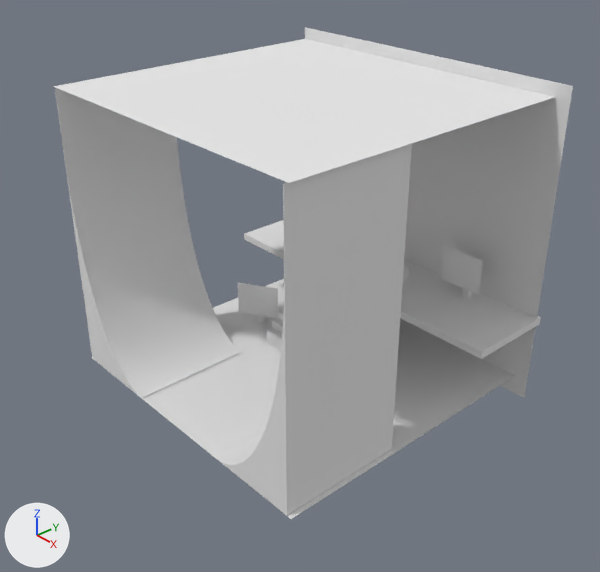
The Blender file Throne_map.001.blend, before and after one commit.
Both versions are drawn from a 50 mm camera at (21.5, -18.9, 14.6) aimed at (0.3, 0.1, -0.6). Every picture has the same lights, and +X, +Y and +Z are marked at lower left.

Script lines for the objects in view, before the commit:
```python
ob_plane_plane_001 = bpy.data.objects.new('Plane_Plane.001', me_plane_plane_001)
ob_plane_plane_001.location = (0.26, 0.0, 0.0)
ob_plane_plane_001.rotation_euler = (1.571, 0.0, 0.0)  # degrees (90, 0, 0)
ob_wall_front_plane_002 = bpy.data.objects.new('Wall_Front_Plane.002', me_wall_front_plane_002)
ob_wall_front_plane_002.location = (0.0, 0.0, 0.0)
ob_wall_front_plane_002.rotation_euler = (1.571, 0.0, 0.0)  # degrees (90, 0, 0)
ob_wall_left_plane_006 = bpy.data.objects.new('Wall_Left_Plane.006', me_wall_left_plane_006)
ob_wall_left_plane_006.location = (0.0, 0.0, 0.0)
ob_wall_left_plane_006.rotation_euler = (1.571, 0.0, 0.0)  # degrees (90, 0, 0)
ob_wall_right_plane_005 = bpy.data.objects.new('Wall_Right_Plane.005', me_wall_right_plane_005)
ob_wall_right_plane_005.location = (0.0, 0.0, 0.0)
ob_wall_right_plane_005.rotation_euler = (1.571, 0.0, 0.0)  # degrees (90, 0, 0)
# also in view: 'Plane.001_Plane.003' at (-4.4, -3.2, 1.1); 'Cube.006' at (-3.6, 1.2, -3.6); 'Floor_Ground_Plane' at (0.0, 0.7, -4.6); 'Floor_Roof_Plane.007' at (0.0, 0.7, 6.9); 'Flor_Dias_Cube.002' at (0.1, 4.8, -1.8)
```
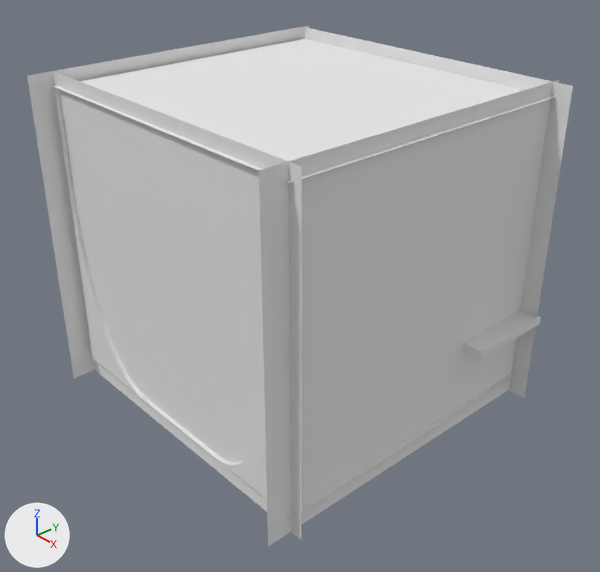
Patch to the scene script:
```diff
--- a/Throne_map.001.blend.py
+++ b/Throne_map.001.blend.py
@@ ob_wall_front_plane_002 @@
 ob_wall_front_plane_002.rotation_euler = (1.571, 0.0, 0.0)  # degrees (90, 0, 0)
-ob_wall_front_plane_002.hide_set(True)  # its collection is switched off
@@ ob_wall_right_plane_005 @@
 ob_wall_right_plane_005.rotation_euler = (1.571, 0.0, 0.0)  # degrees (90, 0, 0)
-ob_wall_right_plane_005.hide_set(True)  # its collection is switched off
@@ ob_wall_left_plane_006 @@
 ob_wall_left_plane_006.rotation_euler = (1.571, 0.0, 0.0)  # degrees (90, 0, 0)
-ob_wall_left_plane_006.hide_set(True)  # its collection is switched off
```

What differs and where, as boxes [x1, y1, x2, y2] in the pictures (600 x 572 px):
'Wall_Right_Plane.005', shown
    after: [259, 80, 559, 546]
'Wall_Front_Plane.002', shown
    after: [53, 71, 302, 540]
'Wall_Left_Plane.006', shown
    after: [27, 26, 309, 378]
'Plane_Plane.001', unchanged, covered by the edit
    before: [216, 143, 412, 515]
    after: [216, 431, 267, 499]
'Plane.001_Plane.003', unchanged, covered by the edit
    before: [55, 88, 242, 398]
    after: [55, 88, 146, 398]
'Wall_Back_Plane.004', unchanged, covered by the edit
    both: [305, 27, 573, 398]
'Floor_Ground_Plane', unchanged, covered by the edit
    before: [91, 279, 514, 519]
    after: [91, 357, 514, 519]
